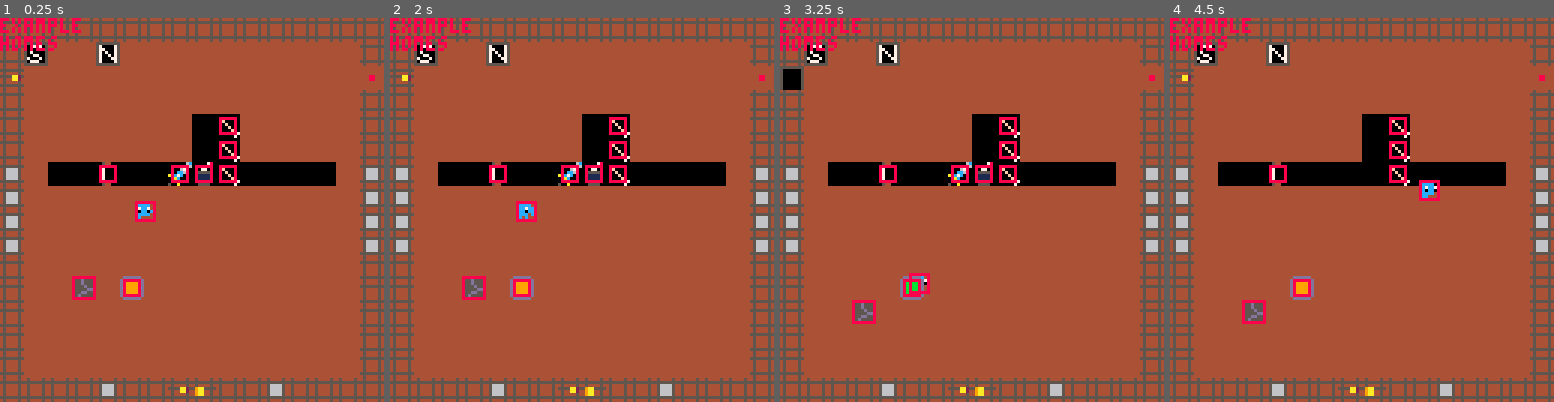
Above: before the commit, frames 1-4 (left to right).
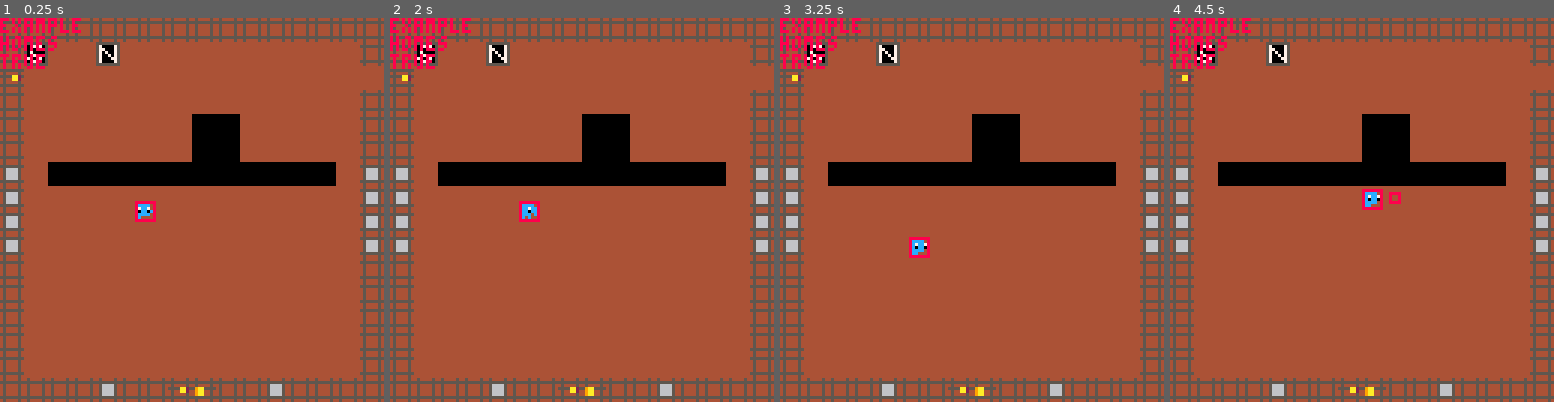
Above: after the commit, the same moments.

Repository: s-france/pico8GameS
Game: PICO-8 cartridge squid.p8
The game is run twice, just before and just after one commit, with the same random seed, the same clock (stepped at 60 frames per second) and the same inputs.
Inputs:
- Up to frame 1 (0.25 s): no input
- Up to frame 2 (2 s): tap O (Z key) at 0.33, 0.7, 1.43 s; tap X (X key) at 1.07 s; hold Left from 1.97 s (still down)
- Up to frame 3 (3.25 s): tap X (X key) every 0.33 s from 2.07 to 3.07 s; tap O (Z key) at 2.22, 3.1 s; release Left at 2.37 s; hold Down 2.42-2.82 s; hold Right from 2.87 s (still down)
- Up to frame 4 (4.5 s): tap X (X key) every 0.33 s from 3.4 to 4.4 s; release Right at 3.53 s; hold Up 3.58-4.08 s; tap O (Z key) at 3.98 s; hold Right from 4.13 s (still down)

The runs differ from the first frame. In frame 1, 2.1% of the frame differs, in the area x 0-98%, y 9-74%; in frame 2, 2.3%; in frame 3, 2.8%, in the area x 0-98%, y 9-80%; in frame 4, 2.3%.

Commit message:
Testing Add Object 2
Commit

Diff:
--- a/squid.p8
+++ b/squid.p8
@@ -131,11 +131,12 @@
 	menuitem(1,"inventory", openinv)
 	menuitem(2,"save game", opensaveprompt)
 
-
-
  //init player
  make_player()
+ --[[
  testenmy  = make_enemy1(60,96, 100, player)
+
+	test = add_object2{x=300,y=60,sprite=53}
 
 	add_warpbox(47*8,16,"firstcave",48,16,1,1,"cave")
 
@@ -147,6 +148,8 @@
 	add_item(41*8,5*8,"arrows",40,20)
 	add_item(41*8,4*8,"arrows",40,20)
 	add_item(39*8,6*8,"sword",73)
+	--]]
+
 	//testenmy2 = make_enemy1(68,10*8, 50, player)
 	--[[
 	testenmy3 = make_enemy1(50,13*8, 50, player)
@@ -155,7 +158,7 @@
 
 // routine updates every frame
 // using designed update funcs.
-function _update60()
+function _update()
 	//process input
 	update_input()
 
@@ -166,12 +169,17 @@
 	initialmenu()
 
 	// update objects with local func
-	foreach(objectpool,type_update)
+	foreach(objectpool,function(obj) obj:type_update() end)
+	--foreach(objectpool,type_update)
+
  // update coroutines
  foreach(coroutines, update_coroutine)
+
  // update objects and hitboxes
+	--foreach(objectpool,function(obj) obj:update_object() end)
 	foreach(objectpool,update_object)
 	foreach(hitboxes,update_hitbox)
+
 	// run collision coroutine
 	foreach(hitboxes,process_collisions)
 
@@ -192,6 +200,7 @@
 	pal(make_kv(16,curpallete))
 	print(curlevel)
 	print(curregion)
+	print(player.hb.issolid)
 end
 -->8
 --objects
@@ -679,13 +688,19 @@
 -- player info
 
 function make_player()
-	player = add_object(300,60,
+	--[[player = add_object(300,60,
 		0,0,-2,1000,nil,true,2,
-		update_player)
+		update_player)--]]
+
+	player = add_object2{x=300,y=60,
+	duration=-2,hp=1000,
+	type_update=update_player,
+	sprite=2,draw=draw_player}
+
  player.face = 6
  player.interaction = false
  // player items
- player.draw_object = draw_player
+ //player.draw_object = draw_player
  player.slots = {
   [1] = "none",
   [2] = "none",
@@ -981,7 +996,7 @@
  arrow = add_object(origin.x,
  	origin.y,0,0,40,1,nil,true,40)
 	//sets dx,dy
-	local cx,cy = smff(arrow,origin.face,2.002)
+	local cx,cy = smff(arrow,origin.face,2)
 
 	if (cx*cy == 0) then
 		//setdxdy(arrow,1.3)
@@ -1408,6 +1423,164 @@
 	if ((dcv%n) == 0) _o.sprite += dcs
 end
 
+-->8
+function add_object2(data)
+	--init
+	local obj = {}
+
+	--init alive
+	obj.isglobal = data.isglobal or true
+	obj.isalive = true
+	obj.type_update = data.type_update or nil
+	obj.level = curlevel
+
+	--attach to parent obj
+	obj.parent = data.parent or nil
+	--object is a child
+	if obj.parent then
+		--position is relative to parent
+		obj.xoff = data.x or 0
+		obj.yoff = data.y or 0
+		obj.x = obj.parent.x + obj.xoff
+		obj.y = obj.parent.y + obj.yoff
+		--duration tied to parent by default
+		obj.duration = data.duration or -2
+	else --no parent
+		--init position
+		obj.x = data.x or 0
+		obj.y = data.y or 0
+		--duration is infinite by default
+		obj.duration = data.duration or -3
+	end
+
+	--default object speed = 0
+	obj.dx = data.dx or 0
+	obj.dy = data.dy or 0
+
+	--default hp is inifinite --fix this not safe!!! --need to add infinite/no hp case
+	obj.hp = data.hp or 9999
+
+	--default sprite is invisible
+	obj.sprite = data.sprite or nil
+
+
+	--unique update/draw funcs
+	function obj:update_object()
+		if (self.isalive == false) then
+			del(objectpool, self)
+			del(objectpool, self.hb)
+			del(hitboxes, self.hb)
+		end
+		if (self.hp <= 0) then
+			self.duration = 0
+		end
+
+		-- lifetime based on duration
+		if (self.duration > 0) then
+		-- subtract 1 from duration
+			self.duration -= 1
+		-- lifetime based on parent
+		elseif (self.duration == -2) and self.parent then
+			if self.parent and self.parent.isalive == false then
+				--delete object
+				self.duration = 0
+			end
+		-- lifetime independent of parent
+		elseif self.duration == -3 then
+			if self.parent and self.parent.isalive == false then
+				--delete object
+				self.parent = nil
+			end
+		-- kill at duration=0
+		elseif self.duration == 0 then
+			self.isalive = false
+		end
+
+		--map collisions
+
+		--prevent solid objects from entering walls
+		if self.hb and self.hb.solid==true then
+
+			-- if |dx|>0 and checking a bitwise flag for spriteflag1
+			while self.dx<0 and 0 < #searchmapcols(self.hb, 0b1, 0+(flr(abs(self.dx+.5))*sgn(self.dx)),1, -(self.hb.right-self.hb.left),-1) do
+				-- if dx is negative halt
+				if self.dx>-1 then
+					self.dx = 0
+				else
+					self.dx = mid(self.dx+1,0,-10000)
+				end
+			end
+			--right collision
+			while self.dx>0 and 0 < #searchmapcols(self.hb, 0b1, (self.hb.right-self.hb.left),1, -1+(flr(abs(self.dx+.5))*sgn(self.dx)),-1) do
+				if self.dx<1 then
+					self.dx = 0
+				else
+					self.dx = mid(self.dx-1,0,10000)
+				end
+			end
+			--up collision
+			while self.dy<0 and 0 < #searchmapcols(self.hb, 0b1, 1,0+(flr(abs(self.dy+.5))*sgn(self.dy)), -1,-(self.hb.bot-self.hb.top)) do
+				if self.dy>-1 then
+					self.dy = 0
+				else
+					self.dy = mid(self.dy+1,0,-10000)
+				end
+			end
+			--down collision
+			while self.dy>0 and 0 < #searchmapcols(self.hb, 0b1, 1,(self.hb.bot-self.hb.top), -1,-1+(flr(abs(self.dy+.5))*sgn(self.dy))) do
+				if self.dy<1 then
+					self.dy = 0
+				else
+					self.dy = mid(self.dy-1,0,10000)
+				end
+			end
+		end
+
+
+		-- other stuff
+		-- update movement
+		self.x += self.dx
+		self.y += self.dy
+
+		-- update object
+		if self.parent then
+			if (self.xoff) then
+				self.xoff += self.dx
+				self.yoff += self.dy
+			end
+			self.x += self.parent.dx
+			self.y += self.parent.dy
+		end
+
+		//update position
+		self.mapposx, self.mapposy = map_pos(self.x,self.y)
+		self.mapcellx, self.mapcelly = map_cell(self.x+4,self.y+4)
+
+	--end of update object
+	end
+
+	if data.update then
+	 obj.update_object = data.update
+	end
+
+	function obj:draw_object()
+	 if (self.level==curlevel and self.sprite and player.mapposx == self.mapposx and player.mapposy == self.mapposy) spr(self.sprite,flr(self.x)%128,flr(self.y)%128,1.0,1.0,self.flipx,self.flipy)
+	end
+
+	if data.draw then
+	 obj.draw_object = data.draw
+	end
+
+		// init mappos/cell
+	obj.mapposx, obj.mapposy = map_pos(data.x,data.y)
+	obj.mapcellx, obj.mapcelly = map_cell(data.x,data.y)
+
+
+	--add to gameplay update loop
+	add(objectpool, obj)
+	--return obj reference
+	return obj
+end
 __gfx__
 00000000000000001111111111111111222222222ff7f22222ff2222222fff22222222222222222200000000222222222222222222222222222222222ff7f222
 0000000000005500111cc11111111111222222222f7ff22222ff22222222fff22222222222222222000880002ff222222f62222222ffff22222222222ffff6f2
Not shown, added: Archive.zip
Not shown, added: cave_theme.wav
Not shown, added: combat_theme_1.wav
Not shown, added: dungeon_theme.wav
Not shown, added: intro_theme.wav
Not shown, added: main_theme.wav
Not shown, changed: squid.p8.png
